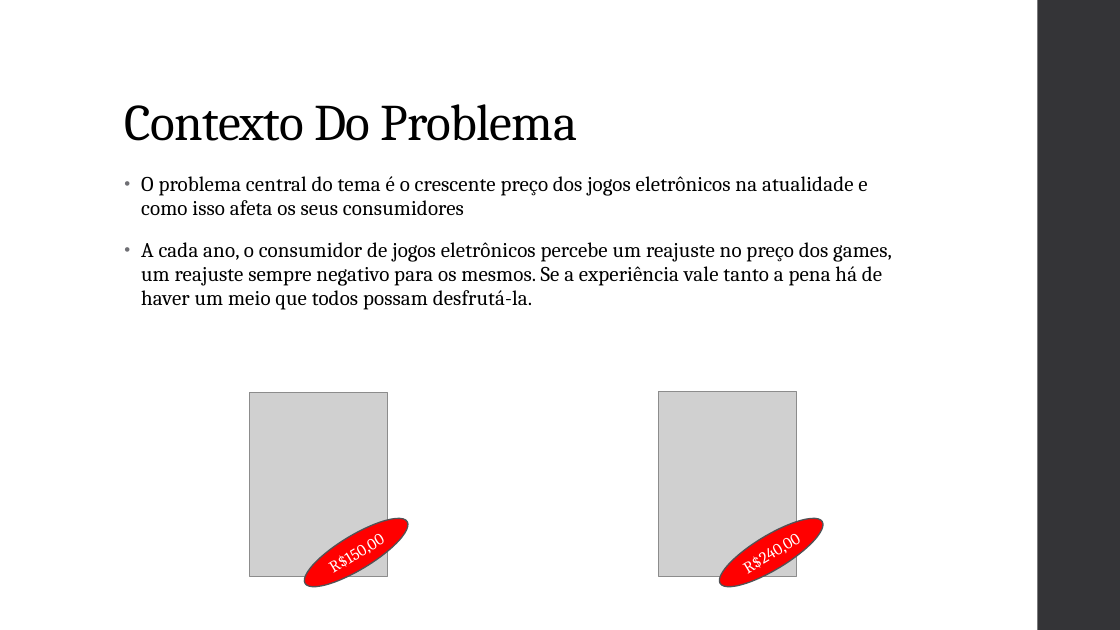
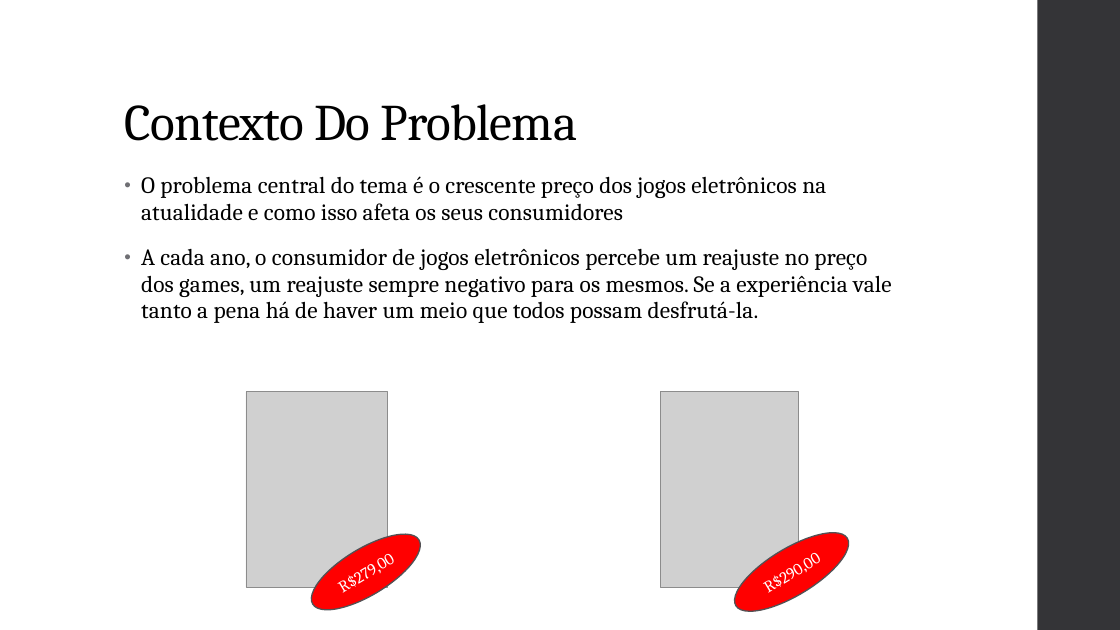
Before and after one commit to ICEI-PUC-Minas-PPLCC-TI/tiaw-ppl-cc-m-20221-t1-g1-alto-custo-de-jogos, a slide deck: slide 2 of docs/apresentacao/T1-G1-Apresentacao - Final.pptx. Drawn at 1120x630 pixels with LibreOffice and Linux fonts; fonts in the diff are those of the drawing; grey boxes stand for pictures. Boxes give left, top, right and bottom in pixels: in the first picture for what was removed or moved away, otherwise in the second. Text is boxed around its words. In the diff, an @@ line names an element or a change of style, - is before the commit and + after.

```diff
--- a/docs/apresentacao/T1-G1-Apresentacao - Final.pptx
+++ b/docs/apresentacao/T1-G1-Apresentacao - Final.pptx
@@ text "O problema central do tema ..." at (141,176,891,323): size 18 to 20 pt @@
@@ picture: place and size @@
-picture at (250,392,387,576)
+picture at (246,392,387,587)
@@ picture: place and size @@
-picture at (659,392,797,576)
+picture at (660,392,799,587)
@@ ellipse "R$279,00": place and size @@
-ellipse "R$279,00" at (296,507,416,598)
+ellipse "R$279,00" at (301,520,432,625)
@@ ellipse "R$290,00": place and size @@
-ellipse "R$290,00" at (711,507,831,598)
+ellipse "R$290,00" at (724,518,860,626)
@@ text in ellipse at (343,561,378,593): text changed @@
-R$150,00
+R$279,00
@@ text in ellipse at (768,561,805,593): text changed @@
-R$240,00
+R$290,00
```
Also in this commit, not shown: 6 other slides changed, 1 slide added, 2 other files.
